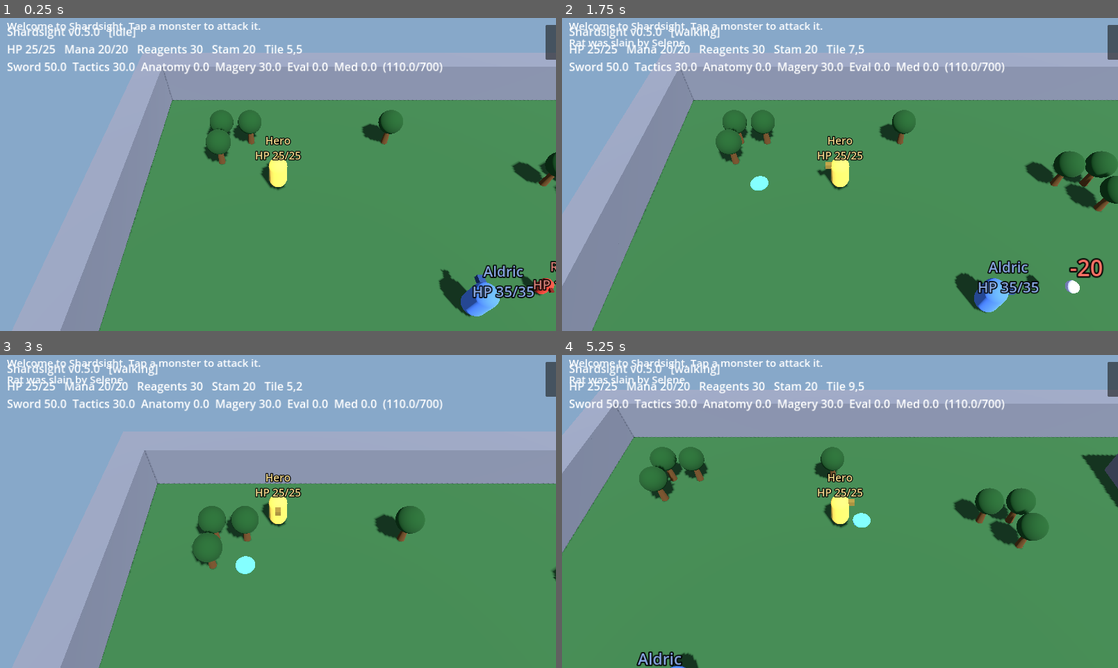
Above: before the commit, frames 1-4 (two rows, left to right).
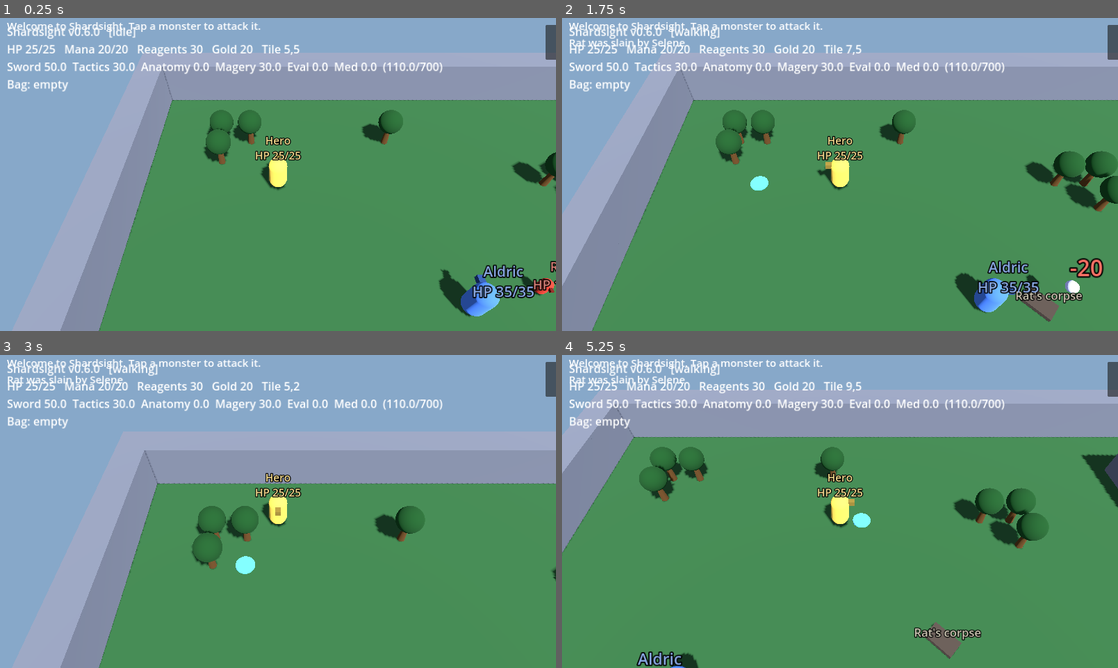
Above: after the commit, the same moments.

Repository: luckovsdeniss-denlu/Shardsight
Game: Godot game, scene res://scenes/main.tscn
Two runs of this game, one before a commit and one after it. Both use one fixed random seed, a clock stepped at 60 frames per second and the inputs below.
Inputs (mouse positions are in pixels of both pictures, inside the frame that each line leads up to):
- Up to frame 1 (0.25 s): no input
- Up to frame 2 (1.75 s): tap A at 0.5, 1.25 s; move the mouse to (962, 158) at 0.52 s; click (962, 158) at 0.67 s; move the mouse to (728, 190) at 1.27 s; click (728, 190) at 1.42 s
- Up to frame 3 (3 s): tap A at 2, 2.75 s; move the mouse to (333, 442) at 2.02 s; click (333, 442) at 2.17 s; move the mouse to (250, 574) at 2.77 s; click (250, 574) at 2.92 s
- Up to frame 4 (5.25 s): tap A at 3.5, 4.25 s; move the mouse to (1006, 558) at 3.52 s; click (1006, 558) at 3.67 s; move the mouse to (673, 464) at 4.27 s; click (673, 464) at 4.42 s; move the mouse to (867, 511) at 5.02 s; click (867, 511) at 5.17 s

The runs differ from the first frame. In frame 1, 0.4% of the frame differs, in the area x 1-55%, y 3-24%; in frame 2, 1.0%; in frame 3, 0.4%; in frame 4, 1.0%, in the area x 1-76%, y 3-98%.

Commit message:
Add looting: corpses, gold, trophies, merchant trade (v0.6.0)
Co-Authored-By: Claude Sonnet 5.5 <noreply@anthropic.com>
Claude-Session: https://claude.ai/code/session_01H6LNxUGdbevPyoRQBBzvxK

Diff:
--- a/project.godot
+++ b/project.godot
@@ -4,7 +4,7 @@
 [application]
 
 config/name="Shardsight"
-config/version="0.5.0"
+config/version="0.6.0"
 run/main_scene="res://scenes/main.tscn"
 config/features=PackedStringArray("4.3", "GL Compatibility")
 config/icon="res://icon.svg"
--- a/scripts/bestiary.gd
+++ b/scripts/bestiary.gd
@@ -1,30 +1,30 @@
 class_name Bestiary
 ## Stat blocks for everything that walks the map.
-## Keys: str/dex/int, skills, reagents, dmg_min/dmg_max (weapon roll), wspeed (weapon speed 20..60),
+## Keys: str/dex/int, skills, reagents, gold (carried), loot (monster drops), dmg_min/dmg_max (weapon roll), wspeed (weapon speed 20..60),
 ## move (m/s), armor, leash (wander radius in tiles), aggro (m), respawn (s), role, scale.
 
 const HERO := {
 	"str": 25, "dex": 20, "int": 20, "wspeed": 45, "dmg_min": 5, "dmg_max": 10,
 	"move": 4.0, "leash": 8, "aggro": 5.0, "respawn": 5.0,
-	"reagents": 30,
+	"reagents": 30, "gold": 20,
 	"skills": {Hero.Skill.SWORDSMANSHIP: 50.0, Hero.Skill.TACTICS: 30.0, Hero.Skill.MAGERY: 30.0},
 }
 
 # Other players, played by the computer.
 const WARRIOR := {
 	"str": 35, "dex": 20, "int": 10, "wspeed": 45, "dmg_min": 5, "dmg_max": 10,
-	"move": 3.6, "leash": 8, "aggro": 5.0, "respawn": 5.0, "armor": 1.0,
+	"move": 3.6, "leash": 8, "aggro": 5.0, "respawn": 5.0, "armor": 1.0, "gold": 20,
 	"skills": {Hero.Skill.SWORDSMANSHIP: 60.0, Hero.Skill.TACTICS: 50.0, Hero.Skill.ANATOMY: 40.0},
 }
 const FIGHTER := {
 	"str": 30, "dex": 25, "int": 10, "wspeed": 55, "dmg_min": 4, "dmg_max": 8,
-	"move": 3.8, "leash": 8, "aggro": 5.0, "respawn": 5.0,
+	"move": 3.8, "leash": 8, "aggro": 5.0, "respawn": 5.0, "gold": 20,
 	"skills": {Hero.Skill.SWORDSMANSHIP: 55.0, Hero.Skill.TACTICS: 55.0, Hero.Skill.ANATOMY: 45.0},
 }
 
 const MAGE := {
 	"str": 20, "dex": 20, "int": 40, "wspeed": 30, "dmg_min": 2, "dmg_max": 4,
-	"move": 3.4, "leash": 8, "aggro": 6.0, "respawn": 5.0, "reagents": 40,
+	"move": 3.4, "leash": 8, "aggro": 6.0, "respawn": 5.0, "reagents": 40, "gold": 60,
 	"skills": {
 		Hero.Skill.SWORDSMANSHIP: 20.0, Hero.Skill.MAGERY: 70.0, Hero.Skill.EVALUATING_INTELLECT: 50.0,
 		Hero.Skill.MEDITATION: 50.0, Hero.Skill.RESISTING_SPELLS: 30.0,
@@ -39,21 +39,25 @@
 const RAT := {
 	"str": 12, "dex": 25, "int": 5, "wspeed": 35, "dmg_min": 1, "dmg_max": 3,
 	"move": 2.6, "leash": 5, "aggro": 4.0, "respawn": 10.0, "scale": 0.5,
+	"loot": {"gold_min": 1, "gold_max": 5, "drops": [["rat_tail", 0.7]]},
 	"skills": {Hero.Skill.SWORDSMANSHIP: 25.0, Hero.Skill.TACTICS: 20.0},
 }
 const WOLF := {
 	"str": 28, "dex": 50, "int": 5, "wspeed": 50, "dmg_min": 2, "dmg_max": 6,
 	"move": 3.8, "leash": 6, "aggro": 5.0, "respawn": 12.0, "scale": 0.8, "armor": 1.0,
+	"loot": {"gold_min": 2, "gold_max": 8, "drops": [["wolf_pelt", 0.7]]},
 	"skills": {Hero.Skill.SWORDSMANSHIP: 45.0, Hero.Skill.TACTICS: 30.0},
 }
 const ORC := {
 	"str": 45, "dex": 40, "int": 10, "wspeed": 30, "dmg_min": 3, "dmg_max": 8,
 	"move": 2.2, "leash": 5, "aggro": 5.0, "respawn": 15.0, "scale": 1.15, "armor": 2.0,
+	"loot": {"gold_min": 8, "gold_max": 25, "drops": [["orc_ear", 0.8]]},
 	"skills": {Hero.Skill.SWORDSMANSHIP: 60.0, Hero.Skill.TACTICS: 40.0, Hero.Skill.ANATOMY: 30.0},
 }
 const EVIL_MAGE := {
 	"str": 25, "dex": 25, "int": 45, "wspeed": 30, "dmg_min": 1, "dmg_max": 3,
 	"move": 2.4, "leash": 5, "aggro": 6.0, "respawn": 20.0, "reagents": 999,
+	"loot": {"gold_min": 10, "gold_max": 30, "reagents": 4, "drops": [["mage_robe", 0.4]]},
 	"skills": {
 		Hero.Skill.SWORDSMANSHIP: 20.0, Hero.Skill.MAGERY: 55.0, Hero.Skill.EVALUATING_INTELLECT: 40.0,
 		Hero.Skill.MEDITATION: 40.0, Hero.Skill.RESISTING_SPELLS: 30.0,
--- /dev/null
+++ b/scripts/corpse.gd
@@ -0,0 +1,79 @@
+class_name Corpse
+extends Node3D
+## What a creature leaves behind: gold, reagents and trophy items for anyone to loot.
+## Monster corpses (and your own) are fair game; other players' corpses are not.
+
+const LIFETIME := 60.0           # seconds before a corpse rots away
+const PLAYER_LIFETIME := 120.0   # player corpses last longer so they can be recovered
+
+var owner_name := ""
+var owner_is_monster := true
+var owner_id := 0
+var gold := 0
+var reagents := 0
+var items := {}
+var life := LIFETIME
+var label: Label3D
+var _last_text := ""
+
+
+func setup(p_name: String, p_is_monster: bool, p_is_player: bool, p_owner_id: int,
+		pos: Vector3, loot: Dictionary) -> void:
+	owner_name = p_name
+	owner_is_monster = p_is_monster
+	owner_id = p_owner_id
+	position = pos
+	gold = int(loot["gold"])
+	reagents = int(loot["reagents"])
+	items = loot["items"]
+	if p_is_player:
+		life = PLAYER_LIFETIME
+	var body := MeshInstance3D.new()
+	var mesh := BoxMesh.new()
+	mesh.size = Vector3(0.8, 0.12, 0.5)
+	body.mesh = mesh
+	body.material_override = World._mat(Color("4a4038"))
+	body.position = Vector3(0.0, 0.06, 0.0)
+	body.rotation.y = randf() * TAU
+	add_child(body)
+	label = Label3D.new()
+	label.billboard = BaseMaterial3D.BILLBOARD_ENABLED
+	label.pixel_size = 0.008
+	label.font_size = 36
+	label.outline_size = 10
+	label.no_depth_test = true
+	label.modulate = Color(0.8, 0.78, 0.7)
+	label.position = Vector3(0.0, 0.6, 0.0)
+	add_child(label)
+	_refresh_label()
+
+
+func is_empty() -> bool:
+	return gold <= 0 and reagents <= 0 and items.is_empty()
+
+
+func can_loot(by: Node3D) -> bool:
+	return owner_is_monster or by.get_instance_id() == owner_id
+
+
+## Removes and returns everything: {"gold": int, "reagents": int, "items": {id: count}}.
+func take_all() -> Dictionary:
+	var out := {"gold": gold, "reagents": reagents, "items": items.duplicate()}
+	gold = 0
+	reagents = 0
+	items.clear()
+	_refresh_label()
+	return out
+
+
+func tick(delta: float) -> void:
+	life -= delta
+
+
+func _refresh_label() -> void:
+	var text := "%s's corpse" % owner_name
+	if not is_empty():
+		text += "\n(loot)"
+	if text != _last_text:
+		_last_text = text
+		label.text = text
--- a/scripts/entity.gd
+++ b/scripts/entity.gd
@@ -14,6 +14,10 @@
 const REGEN_PER_SEC := 0.4
 const SPELL_RANGE := 7.0
 const CAST_RECOVERY := 0.8     # seconds between casts
+const LOOT_RANGE := 1.6
+const LOOT_SEEK := 9.0         # how far players look for corpses
+const REAGENT_PRICE := 2       # gold per reagent at the merchant
+const MAX_REAGENTS := 60.0
 
 var kind: int = Kind.PLAYER
 var display_name := "?"
@@ -52,6 +56,11 @@
 var cast_target: Entity = null
 var cast_cd := 0.0
 var _med_timer := 0.0
+var gold := 0
+var inventory := {}            # trophy item id -> count
+var loot_cfg := {}             # what a monster drops
+var loot_target: Corpse = null
+var _trade_timer := 0.0
 var label: Label3D
 var _last_text := ""
 
@@ -83,6 +92,8 @@
 	hp = float(stats.max_hp())
 	mana = float(stats.max_mana())
 	reagents = float(cfg.get("reagents", 0))
+	gold = int(cfg.get("gold", 0))
+	loot_cfg = cfg.get("loot", {})
 
 
 func _build_visual(color: Color, s: float) -> void:
@@ -130,7 +141,7 @@
 	if role == "healer":
 		_heal_aura(delta)
 	elif role == "merchant":
-		_restock_aura(delta)
+		_market_aura(delta)
 	if casting_id != "":
 		_cast_step(delta)
 		_refresh_label()
@@ -162,6 +173,11 @@
 	if target != null:
 		_chase()
 		return
+	if kind == Kind.PLAYER:
+		if _loot_step():
+			return
+		if autonomous and pause <= 0.0 and _seek_loot():
+			return
 	if autonomous and pause <= 0.0 and path.is_empty():
 		idle_timer -= delta
 		if idle_timer <= 0.0:
@@ -317,11 +333,13 @@
 	dead = true
 	hp = 0.0
 	casting_id = ""
+	loot_target = null
 	target = null
 	recovering = false
 	path.clear()
 	dead_timer = respawn_time
 	visible = false
+	game.spawn_corpse(self)
 	game.log_event("%s was slain by %s" % [display_name, killer.display_name])
 
 
@@ -357,6 +375,8 @@
 		return "dead"
 	if casting_id != "":
 		return "casting " + String(Spells.LIST[casting_id]["name"])
+	if loot_target != null:
+		return "looting"
 	if target != null:
 		return "fighting " + target.display_name
 	if recovering:
@@ -547,9 +567,9 @@
 func _resupply() -> bool:
 	if _skill(Hero.Skill.MAGERY) < 0.1:
 		return false
-	if reagents < 3.0:
+	if reagents < 3.0 and gold >= REAGENT_PRICE * 2:
 		restocking = true
-	elif reagents >= 15.0:
+	elif reagents >= 15.0 or gold < REAGENT_PRICE * 2:
 		restocking = false
 	if not restocking:
 		return false
@@ -560,14 +580,32 @@
 	return true
 
 
-func _restock_aura(delta: float) -> void:
+## The merchant buys trophies and sells reagents to players standing nearby.
+func _market_aura(delta: float) -> void:
 	var list: Array = game.creatures
 	for item in list:
 		var other := item as Entity
 		if other.dead or other.kind != Kind.PLAYER:
 			continue
 		if position.distance_to(other.position) <= HEAL_RANGE:
-			other.reagents = minf(other.reagents + 3.0 * delta, 30.0)
+			other.trade(delta)
+
+
+func trade(delta: float) -> void:
+	var earned := 0
+	for id in inventory:
+		earned += Items.value(id) * int(inventory[id])
+	if earned > 0:
+		gold += earned
+		inventory.clear()
+		if is_hero:
+			game.log_event("You sell your loot for %d gold." % earned)
+	_trade_timer += delta
+	if _trade_timer >= 0.5:
+		_trade_timer = 0.0
+		if reagents < 30.0 and gold >= REAGENT_PRICE * 2:
+			gold -= REAGENT_PRICE * 2
+			reagents = minf(reagents + 2.0, MAX_REAGENTS)
 
 
 func _bolt(to: Vector3, color: Color) -> void:
@@ -582,3 +620,89 @@
 	var tw := m.create_tween()
 	tw.tween_property(m, "position", to + Vector3(0.0, 1.0, 0.0), 0.25)
 	tw.tween_callback(m.queue_free)
+
+
+# --- looting ---------------------------------------------------------------
+
+## What this creature leaves in its corpse. Monsters roll their loot table;
+## players lose all gold and trophies and half their reagents.
+func make_loot() -> Dictionary:
+	var items := {}
+	var dropped_gold := 0
+	var dropped_reagents := 0
+	if kind == Kind.MONSTER:
+		dropped_gold = randi_range(int(loot_cfg.get("gold_min", 0)), int(loot_cfg.get("gold_max", 0)))
+		dropped_reagents = randi_range(0, int(loot_cfg.get("reagents", 0)))
+		for d in loot_cfg.get("drops", []):
+			if randf() < float(d[1]):
+				items[d[0]] = int(items.get(d[0], 0)) + 1
+	elif kind == Kind.PLAYER:
+		dropped_gold = gold
+		gold = 0
+		dropped_reagents = floori(reagents / 2.0)
+		reagents -= dropped_reagents
+		items = inventory.duplicate()
+		inventory.clear()
+	return {"gold": dropped_gold, "reagents": dropped_reagents, "items": items}
+
+
+## Walk to a corpse and loot it (used for taps; AI players choose corpses themselves).
+func start_looting(c: Corpse) -> void:
+	loot_target = c
+	target = null
+
+
+## Returns true while walking to or looting a corpse.
+func _loot_step() -> bool:
+	if loot_target == null:
+		return false
+	if not is_instance_valid(loot_target) or loot_target.is_empty():
+		loot_target = null
+		return false
+	if position.distance_to(loot_target.position) > LOOT_RANGE:
+		if path.is_empty() and not go_to(loot_target.position):
+			loot_target = null        # unreachable
+			return false
+		return true
+	path.clear()
+	_take(loot_target)
+	loot_target = null
+	return true
+
+
+func _take(c: Corpse) -> void:
+	var got: Dictionary = c.take_all()
+	gold += int(got["gold"])
+	reagents = minf(reagents + float(got["reagents"]), MAX_REAGENTS)
+	var parts: Array[String] = []
+	if int(got["gold"]) > 0:
+		parts.append("%d gold" % int(got["gold"]))
+	if int(got["reagents"]) > 0:
+		parts.append("%d reagents" % int(got["reagents"]))
+	var found: Dictionary = got["items"]
+	for id in found:
+		inventory[id] = int(inventory.get(id, 0)) + int(found[id])
+		parts.append("%s x%d" % [Items.item_name(id), int(found[id])])
+	if is_hero and not parts.is_empty():
+		game.log_event("You loot: " + ", ".join(parts))
+
+
+## Picks the nearest corpse worth looting, unless a monster is close.
+func _seek_loot() -> bool:
+	if _nearest(Kind.MONSTER, 4.0) != null:
+		return false
+	var best: Corpse = null
+	var best_d := LOOT_SEEK
+	var list: Array = game.corpses
+	for item in list:
+		var c := item as Corpse
+		if c.is_empty() or not c.can_loot(self):
+			continue
+		var d := position.distance_to(c.position)
+		if d <= best_d:
+			best = c
+			best_d = d
+	if best == null:
+		return false
+	loot_target = best
+	return true
--- /dev/null
+++ b/scripts/items.gd
@@ -0,0 +1,17 @@
+class_name Items
+## Trophy items dropped by monsters. They have no use except selling to the merchant.
+
+const LIST := {
+	"rat_tail": {"name": "Rat Tail", "value": 3},
+	"wolf_pelt": {"name": "Wolf Pelt", "value": 8},
+	"orc_ear": {"name": "Orc Ear", "value": 10},
+	"mage_robe": {"name": "Mage Robe", "value": 20},
+}
+
+
+static func item_name(id: String) -> String:
+	return String(LIST[id]["name"])
+
+
+static func value(id: String) -> int:
+	return int(LIST[id]["value"])
--- a/scripts/main.gd
+++ b/scripts/main.gd
@@ -10,6 +10,7 @@
 var version: String = ProjectSettings.get_setting("application/config/version", "dev")
 var world := World.new()
 var creatures: Array[Entity] = []
+var corpses: Array[Corpse] = []
 var hero: Entity
 var cam := Camera3D.new()
 var marker := MeshInstance3D.new()
@@ -84,6 +85,14 @@
 	e.setup(self, kind, label_text, cfg, color, tile)
 	creatures.append(e)
 	return e
+
+
+func spawn_corpse(victim: Entity) -> void:
+	var c := Corpse.new()
+	add_child(c)
+	c.setup(victim.display_name, victim.kind == Entity.Kind.MONSTER,
+		victim.kind == Entity.Kind.PLAYER, victim.get_instance_id(), victim.position, victim.make_loot())
+	corpses.append(c)
 
 
 func _build_environment() -> void:
@@ -146,10 +155,30 @@
 	var e := _creature_near(dest)
 	if e != null and e.kind == Entity.Kind.MONSTER:
 		hero.target = e
+		hero.loot_target = null
 		return
 	hero.target = null
 	hero.recovering = false
+	hero.loot_target = null
+	var c := _corpse_near(dest)
+	if c != null and e == null:
+		if c.can_loot(hero):
+			hero.start_looting(c)
+		else:
+			log_event("That corpse is not yours to loot.")
+		return
 	hero.go_to(e.position if e != null else dest)
+
+
+func _corpse_near(p: Vector3) -> Corpse:
+	var best: Corpse = null
+	var best_d := 1.0
+	for c in corpses:
+		var d := c.position.distance_to(p)
+		if d <= best_d:
+			best = c
+			best_d = d
+	return best
 
 
 func _creature_near(p: Vector3) -> Entity:
@@ -181,6 +210,11 @@
 func _process(delta: float) -> void:
 	for e in creatures:
 		e.tick(delta)
+	for c in corpses.duplicate():
+		c.tick(delta)
+		if c.life <= 0.0:
+			corpses.erase(c)
+			c.queue_free()
 	if hero.dead or hero.path.is_empty():
 		marker.visible = false
 	else:
@@ -193,13 +227,17 @@
 func _update_hud() -> void:
 	var s := hero.stats
 	var tile := world.to_tile(hero.position)
-	hud.text = "Shardsight v%s   [%s]\nHP %d/%d   Mana %d/%d   Reagents %d   Stam %d   Tile %d,%d\nSword %.1f  Tactics %.1f  Anatomy %.1f  Magery %.1f  Eval %.1f  Med %.1f  (%.1f/%d)" % [
+	var bag: Array[String] = []
+	for id in hero.inventory:
+		bag.append("%s x%d" % [Items.item_name(id), int(hero.inventory[id])])
+	var bag_text := ", ".join(bag) if not bag.is_empty() else "empty"
+	hud.text = "Shardsight v%s   [%s]\nHP %d/%d   Mana %d/%d   Reagents %d   Gold %d   Tile %d,%d\nSword %.1f  Tactics %.1f  Anatomy %.1f  Magery %.1f  Eval %.1f  Med %.1f  (%.1f/%d)\nBag: %s" % [
 		version, hero.state_text(), ceili(hero.hp), s.max_hp(), floori(hero.mana), s.max_mana(),
-		floori(hero.reagents), s.max_stamina(), tile.x, tile.y,
+		floori(hero.reagents), hero.gold, tile.x, tile.y,
 		s.skills[Hero.Skill.SWORDSMANSHIP], s.skills[Hero.Skill.TACTICS],
 		s.skills[Hero.Skill.ANATOMY], s.skills[Hero.Skill.MAGERY],
 		s.skills[Hero.Skill.EVALUATING_INTELLECT], s.skills[Hero.Skill.MEDITATION],
-		s.skill_total(), Rules.SKILL_CAP_TOTAL]
+		s.skill_total(), Rules.SKILL_CAP_TOTAL, bag_text]
 
 
 func _follow_camera() -> void:
Not shown, changed: CHANGELOG.md
